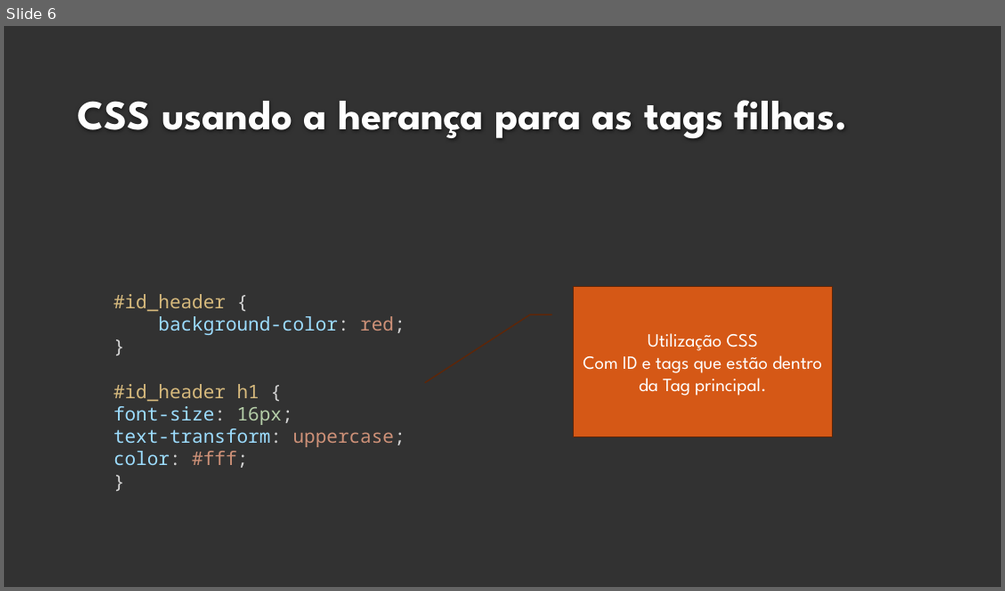
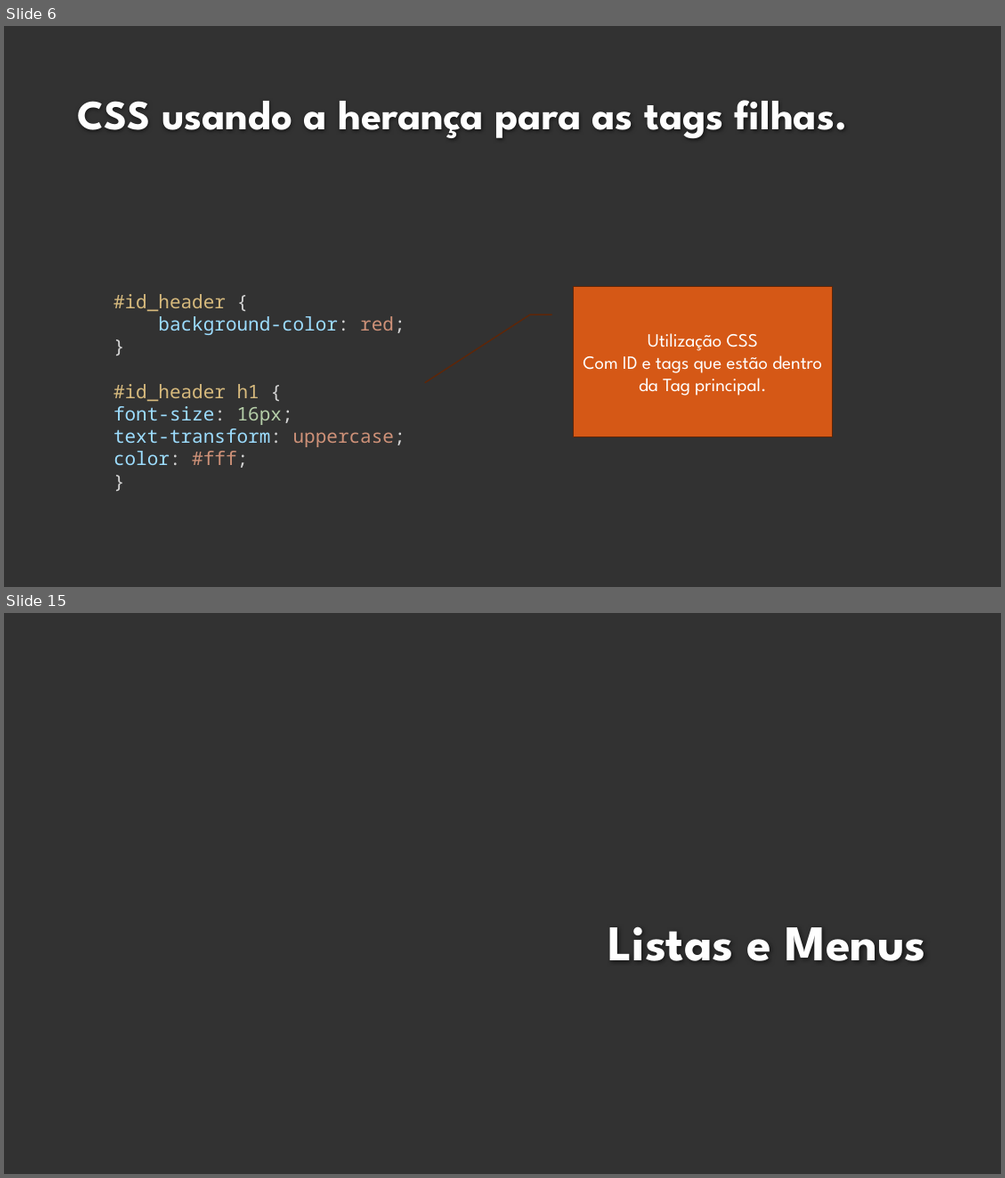
Before and after one commit to fabio-sudo/Curso_JS, a slide deck: HTML_CSS/Material_Html/5 - HTML - CSS.pptx. Shown one above the other, each under a label of ours: slide 6 before the commit, slides 6 and 15 after it; the slides between them are not shown. The pictures are 1005x591 and 1005x1178 pixels, drawn with LibreOffice and Linux fonts; fonts in the diff are those of the drawing; background and template pictures are left out. Boxes give left, top, right and bottom in pixels: in the first picture for what was removed or moved away, otherwise in the second. Text is boxed around its words. In the diff, an @@ line names an element or a change of style, - is before the commit and + after.

```diff
--- a/HTML_CSS/Material_Html/5 - HTML - CSS.pptx
+++ b/HTML_CSS/Material_Html/5 - HTML - CSS.pptx
@@ slide 15 added at bbox=[4, 613, 1001, 1174], background #323232 @@
@@ title added at bbox=[607, 926, 926, 961], 48 pt, text #FEFEFE, bold @@
+Listas e Menus
```
Also in this commit, not shown: 12 other slides added, 1 slide removed, 7 other files.
